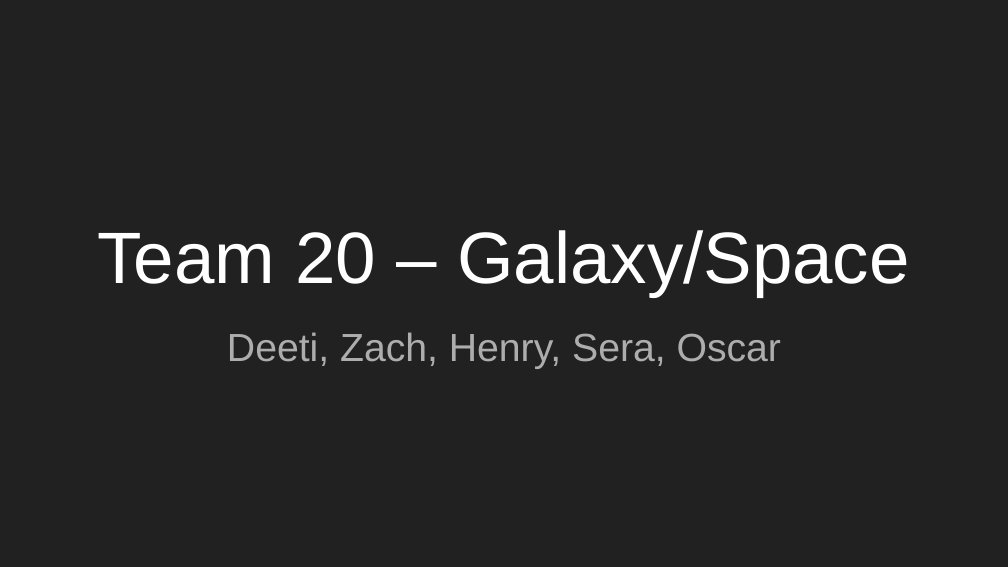
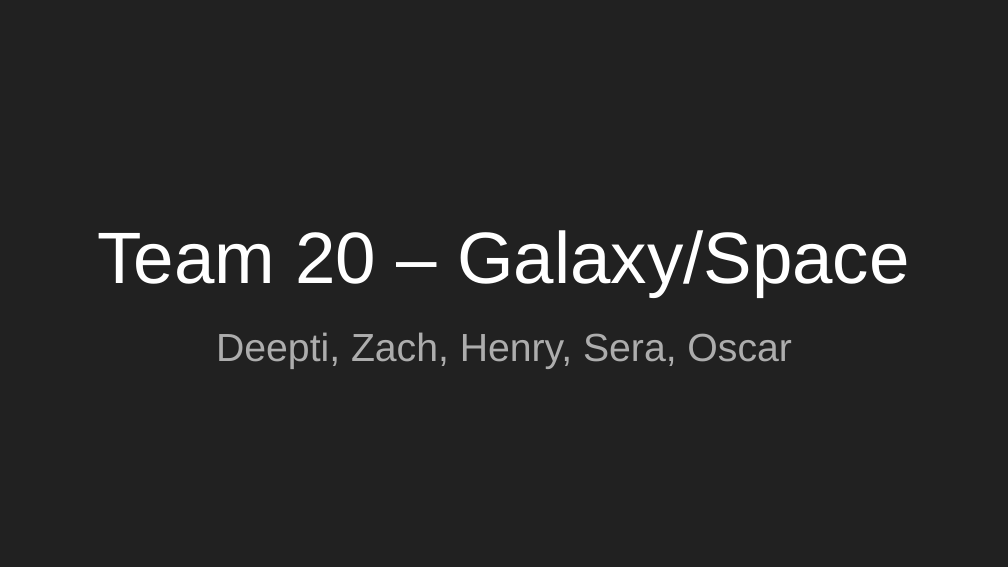
Before and after one commit to Zach-Weber/Pong, a slide deck: slide 1 of clarifying info.pptx. Drawn at 1008x567 pixels with LibreOffice and Linux fonts; fonts in the diff are those of the drawing. Boxes give left, top, right and bottom in pixels: in the first picture for what was removed or moved away, otherwise in the second. Text is boxed around its words. In the diff, an @@ line names an element or a change of style, - is before the commit and + after.

Commit message:
typo

```diff
--- a/clarifying info.pptx
+++ b/clarifying info.pptx
@@ subtitle at [216, 332, 791, 369]: text changed @@
-Deeti, Zach, Henry, Sera, Oscar
+Deepti, Zach, Henry, Sera, Oscar
```
